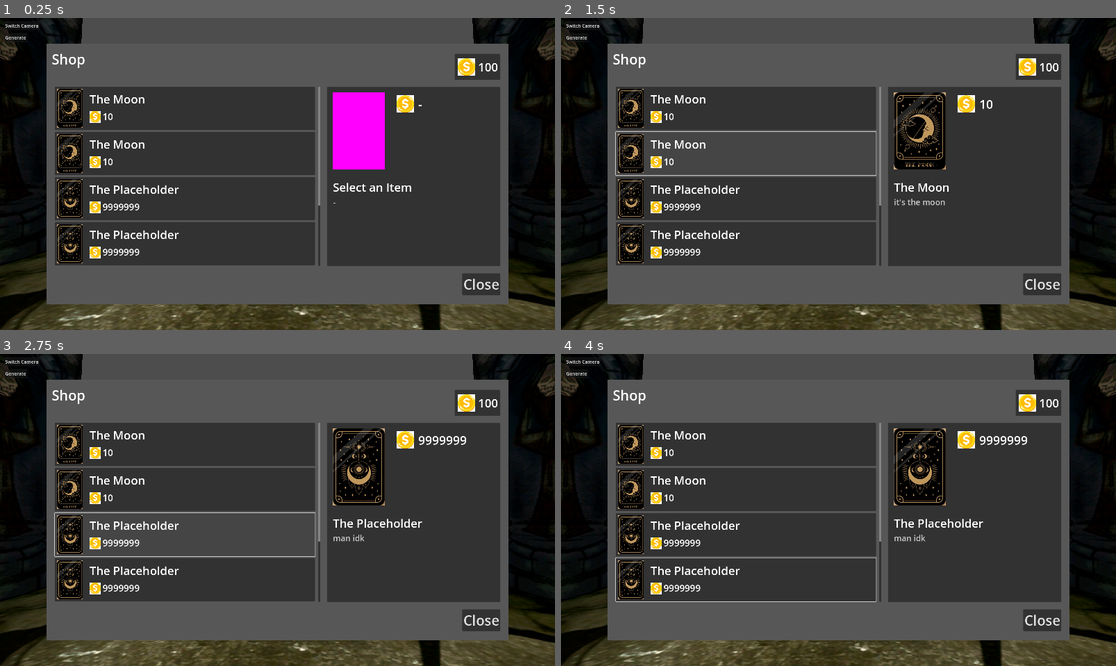
Above: before the commit, frames 1-4 (two rows, left to right).
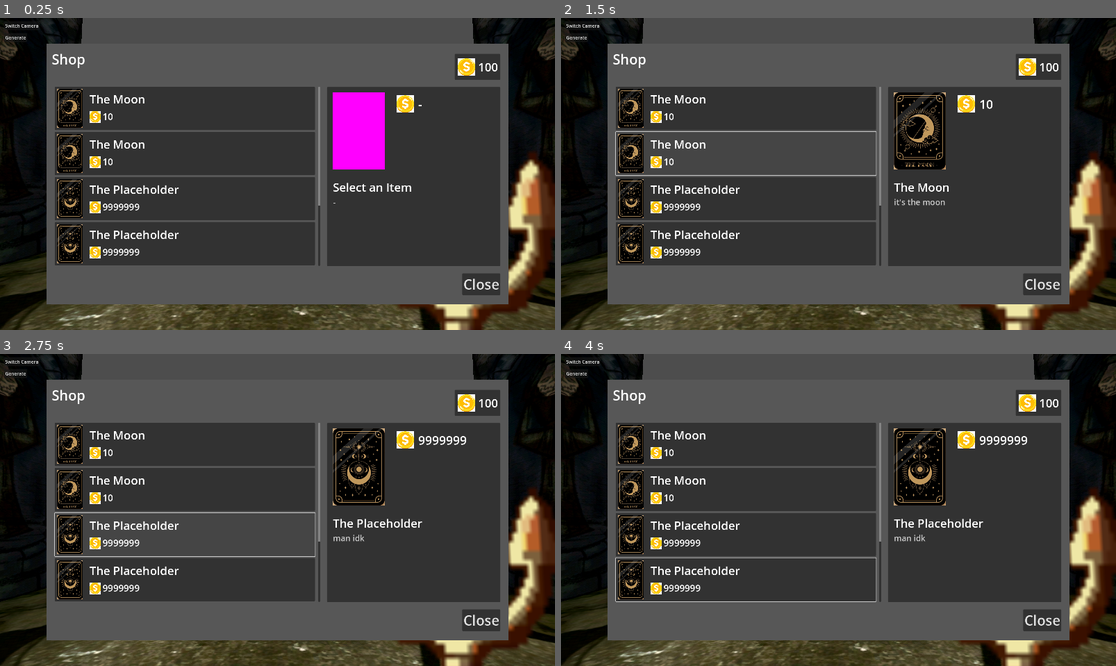
Above: after the commit, the same moments.

Repository: Team-C-623/koven_game
Game: Godot game, scene res://scenes/main3d.tscn
Two runs of this game, one before a commit and one after it. Both use one fixed random seed, a clock stepped at 60 frames per second and the inputs below.
Inputs:
- Up to frame 1 (0.25 s): no input
- Up to frame 2 (1.5 s): click "The Moon" at 0.5 s; click "The Moon" at 1.25 s
- Up to frame 3 (2.75 s): click "The Placeholder" at 2 s
- Up to frame 4 (4 s): click "The Placeholder" at 2.75 s; click "The Moon" at 3.5 s

The runs differ from the first frame. In frame 1, 3.9% of the frame differs, in the area x 71-100%, y 42-100%; in frame 2, 3.9%; in frame 3, 3.9%; in frame 4, 3.9%.

Commit message:
added weapons, need to connect

Diff:
--- a/scenes/player_3d.tscn
+++ b/scenes/player_3d.tscn
@@ -1,6 +1,7 @@
-[gd_scene load_steps=4 format=3 uid="uid://cjjcwfil4vt7w"]
+[gd_scene load_steps=5 format=3 uid="uid://cjjcwfil4vt7w"]
 
 [ext_resource type="Script" path="res://scripts/player.gd" id="1_r5t1a"]
+[ext_resource type="PackedScene" uid="uid://chbcgqj40iuj" path="res://weapons/wand.tscn" id="2_ivwlt"]
 
 [sub_resource type="CapsuleMesh" id="CapsuleMesh_l1fuj"]
 
@@ -10,6 +11,12 @@
 [node name="Player" type="CharacterBody3D"]
 transform = Transform3D(0.5, 0, 0, 0, 0.5, 0, 0, 0, 0.5, 0, 0, 0)
 script = ExtResource("1_r5t1a")
+
+[node name="Wand" parent="." instance=ExtResource("2_ivwlt")]
+transform = Transform3D(1, 0, 0, 0, 1, 0, 0, 0, 1, 0.402755, 0.430794, -0.453625)
+
+[node name="pos" type="Node3D" parent="Wand"]
+transform = Transform3D(-1.10926, 0, 0.46195, 0, 1.106, 0, -2.67838, 0, -0.191318, 0, 0.266409, 0)
 
 [node name="TopDownCam" type="Camera3D" parent="."]
 transform = Transform3D(2, 0, 0, 0, -8.7423e-08, 2, 0, -2, -8.7423e-08, 0, 100, 0)
--- a/weapons/wand.gd
+++ b/weapons/wand.gd
@@ -12,36 +12,38 @@
 
 
 # Getting the cursors position in the 3D space
-func get_cursor_world_position():
-	var viewport = get_viewport()
-	var mouse_pos = viewport.get_mouse_position()
-	var from = player_cam.project_ray_origin(mouse_pos)
-	var to = from + player_cam.project_ray_normal(mouse_pos) * 1000
+#func get_cursor_world_position():
+	#var viewport = get_viewport()
+	#var mouse_pos = viewport.get_mouse_position()
+	#var from = player_cam.project_ray_origin(mouse_pos)
+	#var to = from + player_cam.project_ray_normal(mouse_pos) * 1000
+	#
+	#var space_state = get_world_3d().direct_space_state
+	#var query = PhysicsRayQueryParameters3D.create(from, to)
+	#var result = space_state.intersect_ray(query)
+	#
+	#if result:
+		#return result.position
+	#else:
+		#return to
 
-	var space_state = get_world_3d().direct_space_state
-	var query = PhysicsRayQueryParameters3D.create(from, to)
-	var result = space_state.intersect_ray(query)
-
-	if result:
-		return result.position
-	else:
-		return to
 
 # Shooting function
-func shoot():
-	if FLAME:
-		# initialize the flame icon
-		var flame_instance = FLAME.instantiate()
-		get_tree().get_root().add_child(flame_instance)
-
-		# position of player and flame stay consistent
-		flame_instance.global_transform.origin = wand.global_transform.origin
-		var target_position = get_cursor_world_position()
-		var direction = (target_position - flame_instance.global_transform.origin).normalized()
-
-		flame_instance.direction = direction
-		flame_instance.velocity = direction * 20
-
-func _input(event):
-	if event is InputEventMouseButton and event.pressed and event.button_index == MOUSE_BUTTON_LEFT:
-		shoot()
+#func shoot():
+	#if FLAME:
+		## initialize the flame icon
+		#var flame_instance = FLAME.instantiate()
+		#get_tree().get_root().add_child(flame_instance)
+		#
+		## position of player and flame stay consistent
+		#flame_instance.global_transform.origin = wand.global_transform.origin
+		#var target_position = get_cursor_world_position()
+		#var direction = (target_position - flame_instance.global_transform.origin).normalized()
+		#
+		#flame_instance.direction = direction
+		#flame_instance.velocity = direction * 20
+		#
+#func _input(event):
+	#if event is InputEventMouseButton and event.pressed and event.button_index == MOUSE_BUTTON_LEFT:
+		#shoot()
+		#
